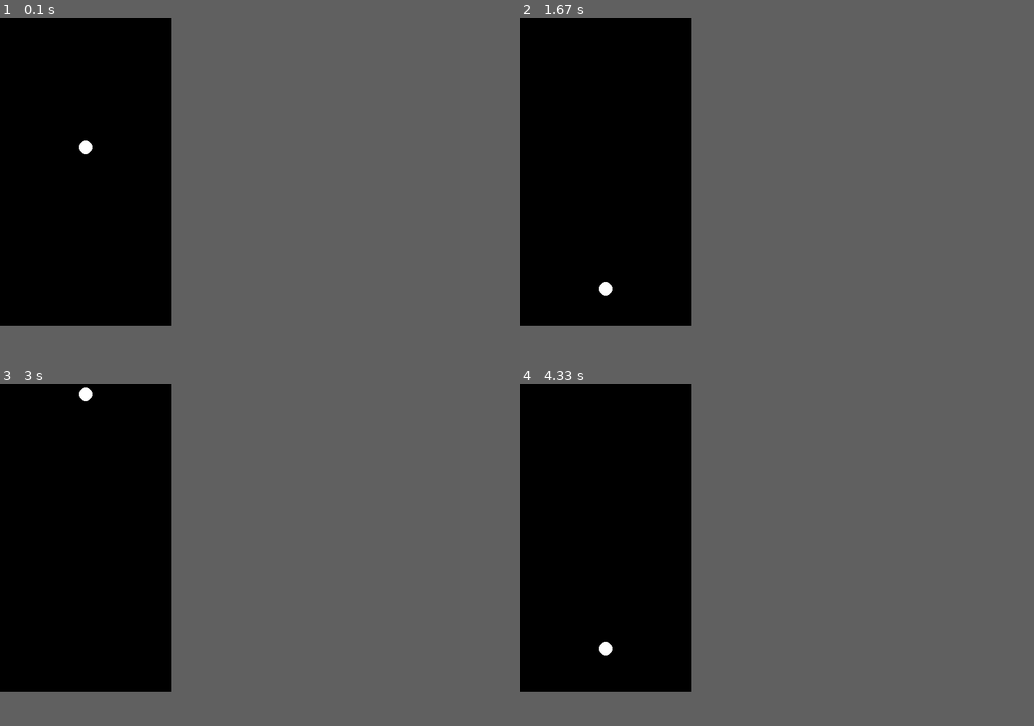
Above: before the commit, frames 1-4 (two rows, left to right).
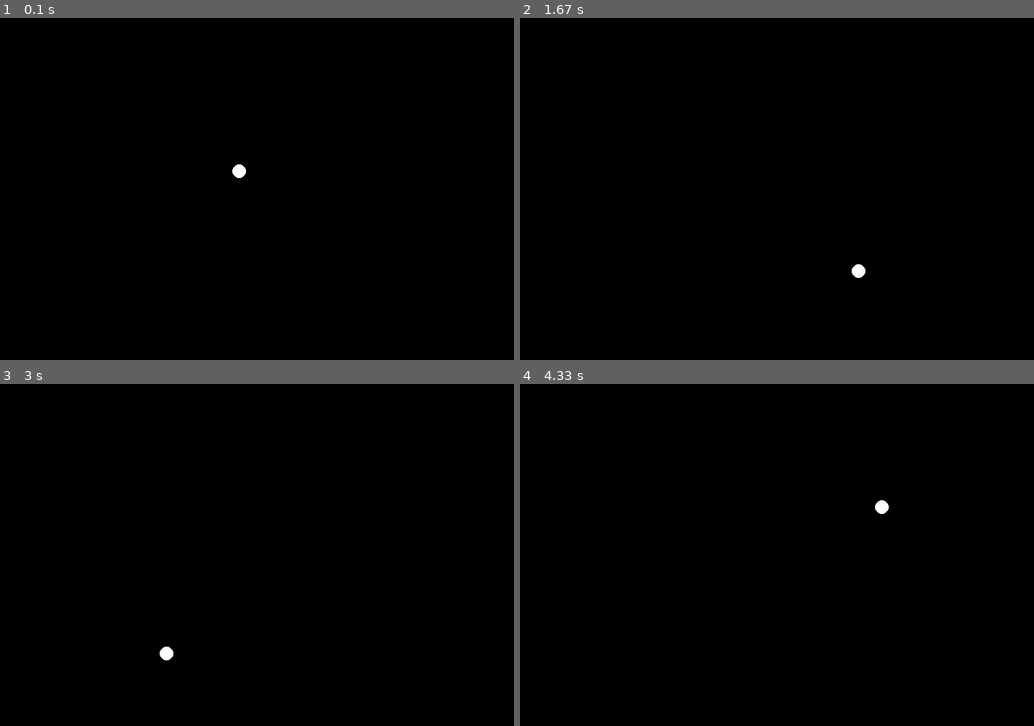
Above: after the commit, the same moments.

Repository: svarn/pygame
Game: pygame game, started from kulka/kulka.py
Two runs of this game, one before a commit and one after it. Both use one fixed random seed, a clock stepped at 60 frames per second and the inputs below.
Inputs:
- Up to frame 1 (0.1 s): no input
- Up to frame 2 (1.67 s): hold Up 0.33-0.8 s; hold Down 0.83-1.13 s; hold Up 1.17-1.53 s; hold Down from 1.57 s (still down)
- Up to frame 3 (3 s): release Down at 1.93 s; hold Up 1.97-2.27 s; hold Down 2.3-2.6 s; hold Up from 2.63 s (still down)
- Up to frame 4 (4.33 s): release Up at 3 s; hold Down 3.03-3.4 s; hold Up 3.43-3.73 s; hold Down 3.77-4.07 s; hold Up from 4.1 s (still down)
In our replay, the window is 250x450 before the commit and 750x500 after it. These sizes can differ from the game's own. Grey fills any space a smaller window leaves; there, only what the larger window draws over its background counts as a difference.

The runs differ from the first frame. In frame 1, 0.2% of the frame differs, in the area x 15-48%, y 35-47%; in frame 2, 0.2%; in frame 3, 0.2%; in frame 4, 0.2%.

Commit message:
przyspieszenie

Diff:
--- a/kulka/kulka.py
+++ b/kulka/kulka.py
@@ -9,13 +9,13 @@
 
 
 # funkcja na eventy i wyjscie
+
 def event(events):
     for event in events:
         if event.type == QUIT:
             pygame.quit()
             sys.exit(0)
-#        else:
-#            print(event)
+#        print(event)
 
 
 # fukcja losowy cel kulki
@@ -72,8 +72,8 @@
 # endregion
 
 # wspolrzedne ekranu
-W = 250
-H = 450
+W = 750
+H = 500
 pol_W = W // 2
 pol_H = H // 2
 
@@ -106,6 +106,7 @@
 
 while True:
     event(pygame.event.get())
+
     timer += 1
     m = pygame.mouse.get_pressed()
     if m[0] and timer > 24:
@@ -113,6 +114,13 @@
         if kol is None:
             kol = los_kol()
         timer = 0
+    elif pygame.key.get_pressed()[K_UP]:
+        kier_x = kier_x * 1.02
+        kier_y = kier_y * 1.02
+    elif pygame.key.get_pressed()[K_DOWN]:
+        kier_x = kier_x / 1.02
+        kier_y = kier_y / 1.02
+
 
     if j == 0:
         r = los()
